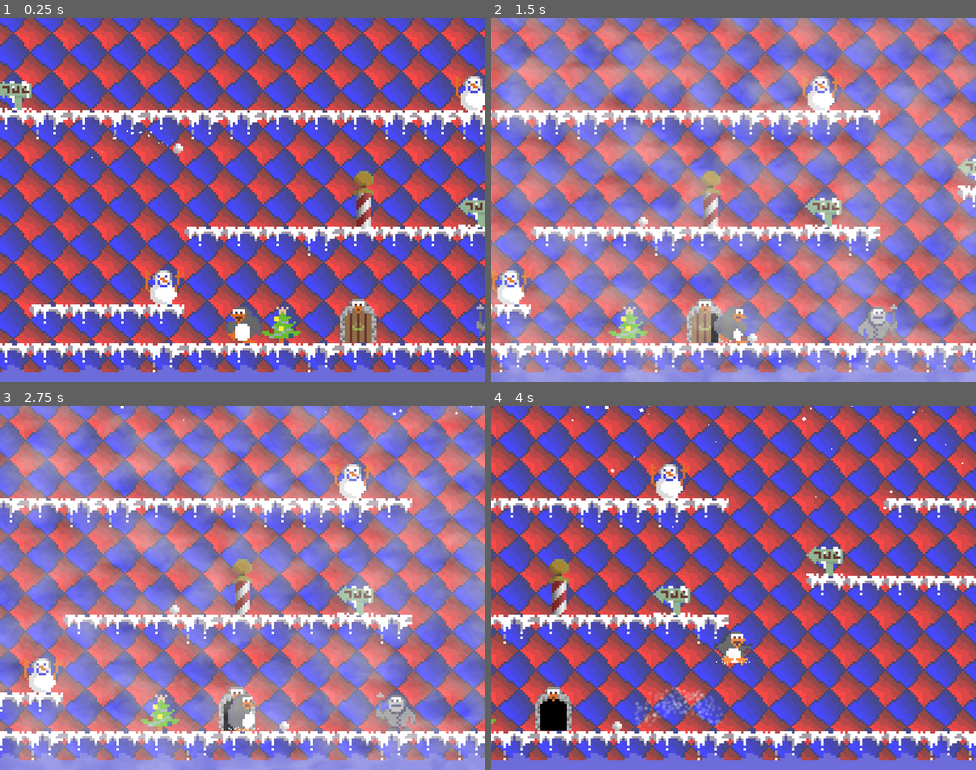
Above: before the commit, frames 1-4 (two rows, left to right).
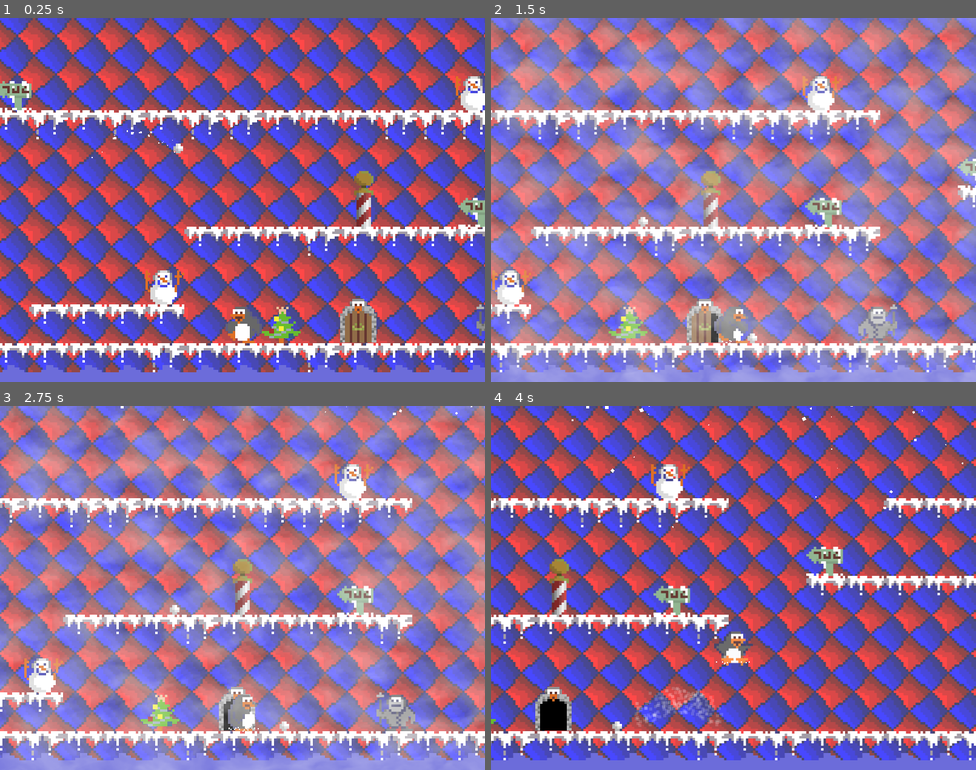
Above: after the commit, the same moments.

Repository: almejo/pengo-island-remake
Game: Godot game, scene res://src/levels/LevelTemplate.tscn
Two runs of this game, one before a commit and one after it. Both use one fixed random seed, a clock stepped at 60 frames per second and the inputs below.
Inputs:
- Up to frame 1 (0.25 s): no input
- Up to frame 2 (1.5 s): hold Right (right) from 0.53 s (still down); tap Ctrl (fire) at 0.6 s; tap Space (jump) at 0.77 s; tap Keypad 2 (toggle_fog) at 1.35 s
- Up to frame 3 (2.75 s): tap Space (jump) at 1.52 s; release Right (right) at 2.03 s; hold Left (left) from 2.03 s (still down); hold Keypad 1 (toggle_snow) from 2.03 s (still down)
- Up to frame 4 (4 s): release Left (left) at 2.78 s; release Keypad 1 (toggle_snow) at 2.78 s; hold Right (right) from 2.78 s (still down); tap Ctrl (fire) at 2.85 s; tap Space (jump) at 3.02, 3.77 s; hold Keypad 2 (toggle_fog) from 3.53 s (still down)

The runs differ from the first frame. In frame 1, 36% of the frame differs, in the area x 0-100%, y 0-98%; in frame 2, 72%; in frame 3, 83%; in frame 4, 85%.

Commit message:
add parallax to background

Diff:
--- a/src/levels/LevelTemplate.tscn
+++ b/src/levels/LevelTemplate.tscn
@@ -80,6 +80,22 @@
 2/shapes = [  ]
 2/z_index = 0
 
+[sub_resource type="TileSet" id=5]
+0/name = "waves.png 0"
+0/texture = ExtResource( 9 )
+0/tex_offset = Vector2( 0, 0 )
+0/modulate = Color( 1, 1, 1, 1 )
+0/region = Rect2( 0, 0, 65, 65 )
+0/tile_mode = 0
+0/occluder_offset = Vector2( 0, 0 )
+0/navigation_offset = Vector2( 0, 0 )
+0/shape_offset = Vector2( 0, 0 )
+0/shape_transform = Transform2D( 1, 0, 0, 1, 0, 0 )
+0/shape_one_way = false
+0/shape_one_way_margin = 0.0
+0/shapes = [  ]
+0/z_index = 0
+
 [sub_resource type="TileSet" id=4]
 0/name = "fondo 0"
 0/texture = ExtResource( 7 )
@@ -110,22 +126,6 @@
 1/shapes = [  ]
 1/z_index = 0
 
-[sub_resource type="TileSet" id=5]
-0/name = "waves.png 0"
-0/texture = ExtResource( 9 )
-0/tex_offset = Vector2( 0, 0 )
-0/modulate = Color( 1, 1, 1, 1 )
-0/region = Rect2( 0, 0, 65, 65 )
-0/tile_mode = 0
-0/occluder_offset = Vector2( 0, 0 )
-0/navigation_offset = Vector2( 0, 0 )
-0/shape_offset = Vector2( 0, 0 )
-0/shape_transform = Transform2D( 1, 0, 0, 1, 0, 0 )
-0/shape_one_way = false
-0/shape_one_way_margin = 0.0
-0/shapes = [  ]
-0/z_index = 0
-
 [node name="LevelTemplate" type="Node2D"]
 
 [node name="tree" parent="." instance=ExtResource( 4 )]
@@ -193,7 +193,40 @@
 format = 1
 tile_data = PoolIntArray( 262143, 0, 0, 196608, 1, 0, 196609, 0, 0, 196610, 1, 0, 196611, 0, 0, 196612, 1, 0, 196613, 1 …(1797 unchanged characters)…
 
-[node name="background" type="TileMap" parent="."]
+[node name="waves" type="TileMap" parent="."]
+z_index = 10
+tile_set = SubResource( 5 )
+format = 1
+tile_data = PoolIntArray( 655359, 0, 0, 589824, 0, 0, 589825, 0, 0, 589826, 0, 0, 589827, 0, 0, 589828, 0, 0, 589829, 0, 0, 589830, 0, 0, 589831, 0, 0, 589832, 0, 0, 589833, 0, 0, 589834, 0, 0, 589835, 0, 0, 589836, 0, 0, 589837, 0, 0, 589838, 0, 0, 589839, 0, 0, 589840, 0, 0, 589841, 0, 0, 589842, 0, 0, 589843, 0, 0, 589844, 0, 0, 589845, 0, 0, 589846, 0, 0, 589847, 0, 0, 589848, 0, 0, 589849, 0, 0, 589850, 0, 0, 589851, 0, 0, 589852, 0, 0, 589853, 0, 0, 589854, 0, 0, 589855, 0, 0, 589856, 0, 0, 589857, 0, 0, 589858, 0, 0, 589859, 0, 0, 589860, 0, 0, 589861, 0, 0, 589862, 0, 0, 589863, 0, 0, 589864, 0, 0, 589865, 0, 0, 589866, 0, 0, 589867, 0, 0, 589868, 0, 0, 589869, 0, 0, 589870, 0, 0, 589871, 0, 0, 589872, 0, 0, 589873, 0, 0, 589874, 0, 0, 589875, 0, 0, 589876, 0, 0, 589877, 0, 0, 589878, 0, 0, 589879, 0, 0, 589880, 0, 0, 589881, 0, 0, 589882, 0, 0, 589883, 0, 0 )
+
+[node name="AudioStreamPlayer" type="AudioStreamPlayer" parent="."]
+stream = ExtResource( 10 )
+
+[node name="Squimo" parent="." instance=ExtResource( 12 )]
+position = Vector2( 808, 576 )
+
+[node name="GreenGem" parent="." instance=ExtResource( 11 )]
+position = Vector2( 3752, 416 )
+
+[node name="Key" parent="." instance=ExtResource( 13 )]
+position = Vector2( 2656, 376 )
+
+[node name="Weather" parent="." instance=ExtResource( 14 )]
+
+[node name="SnowBall" parent="." instance=ExtResource( 15 )]
+position = Vector2( 96, 272 )
+
+[node name="ParallaxBackground" type="ParallaxBackground" parent="."]
+
+[node name="ParallaxLayer2" type="ParallaxLayer" parent="ParallaxBackground"]
+z_index = 5
+motion_scale = Vector2( 0.5, 0.5 )
+
+[node name="ParallaxLayer" type="ParallaxLayer" parent="ParallaxBackground"]
+motion_scale = Vector2( 0.8, 0.8 )
+motion_mirroring = Vector2( 64, 64 )
+
+[node name="background" type="TileMap" parent="ParallaxBackground/ParallaxLayer"]
 z_index = -100
 tile_set = SubResource( 4 )
 cell_size = Vector2( 64, 63 )
@@ -201,26 +234,3 @@
 collision_mask = 0
 format = 1
 tile_data = PoolIntArray( 65535, 0, 0, 0, 0, 0, 1, 0, 0, 2, 0, 0, 3, 0, 0, 4, 0, 0, 5, 0, 0, 6, 0, 0, 7, 0, 0, 8, 0, 0, …(8990 unchanged characters)…
-
-[node name="waves" type="TileMap" parent="."]
-z_index = 5
-tile_set = SubResource( 5 )
-format = 1
-tile_data = PoolIntArray( 655359, 0, 0, 589824, 0, 0, 589825, 0, 0, 589826, 0, 0, 589827, 0, 0, 589828, 0, 0, 589829, 0, 0, 589830, 0, 0, 589831, 0, 0, 589832, 0, 0, 589833, 0, 0, 589834, 0, 0, 589835, 0, 0, 589836, 0, 0, 589837, 0, 0, 589838, 0, 0, 589839, 0, 0, 589840, 0, 0, 589841, 0, 0, 589842, 0, 0, 589843, 0, 0, 589844, 0, 0, 589845, 0, 0, 589846, 0, 0, 589847, 0, 0, 589848, 0, 0, 589849, 0, 0, 589850, 0, 0, 589851, 0, 0, 589852, 0, 0, 589853, 0, 0, 589854, 0, 0, 589855, 0, 0, 589856, 0, 0, 589857, 0, 0, 589858, 0, 0, 589859, 0, 0, 589860, 0, 0, 589861, 0, 0, 589862, 0, 0, 589863, 0, 0, 589864, 0, 0, 589865, 0, 0, 589866, 0, 0, 589867, 0, 0, 589868, 0, 0, 589869, 0, 0, 589870, 0, 0, 589871, 0, 0, 589872, 0, 0, 589873, 0, 0, 589874, 0, 0, 589875, 0, 0, 589876, 0, 0, 589877, 0, 0, 589878, 0, 0, 589879, 0, 0, 589880, 0, 0, 589881, 0, 0, 589882, 0, 0, 589883, 0, 0 )
-
-[node name="AudioStreamPlayer" type="AudioStreamPlayer" parent="."]
-stream = ExtResource( 10 )
-
-[node name="Squimo" parent="." instance=ExtResource( 12 )]
-position = Vector2( 808, 576 )
-
-[node name="GreenGem" parent="." instance=ExtResource( 11 )]
-position = Vector2( 3752, 416 )
-
-[node name="Key" parent="." instance=ExtResource( 13 )]
-position = Vector2( 2656, 376 )
-
-[node name="Weather" parent="." instance=ExtResource( 14 )]
-
-[node name="SnowBall" parent="." instance=ExtResource( 15 )]
-position = Vector2( 96, 272 )
